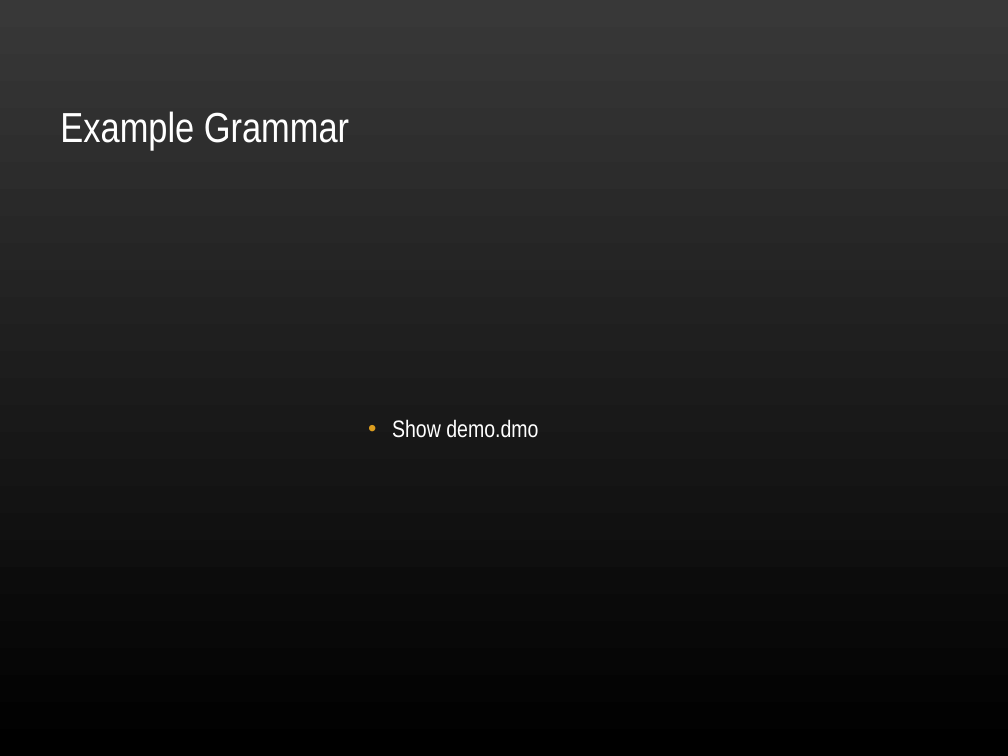
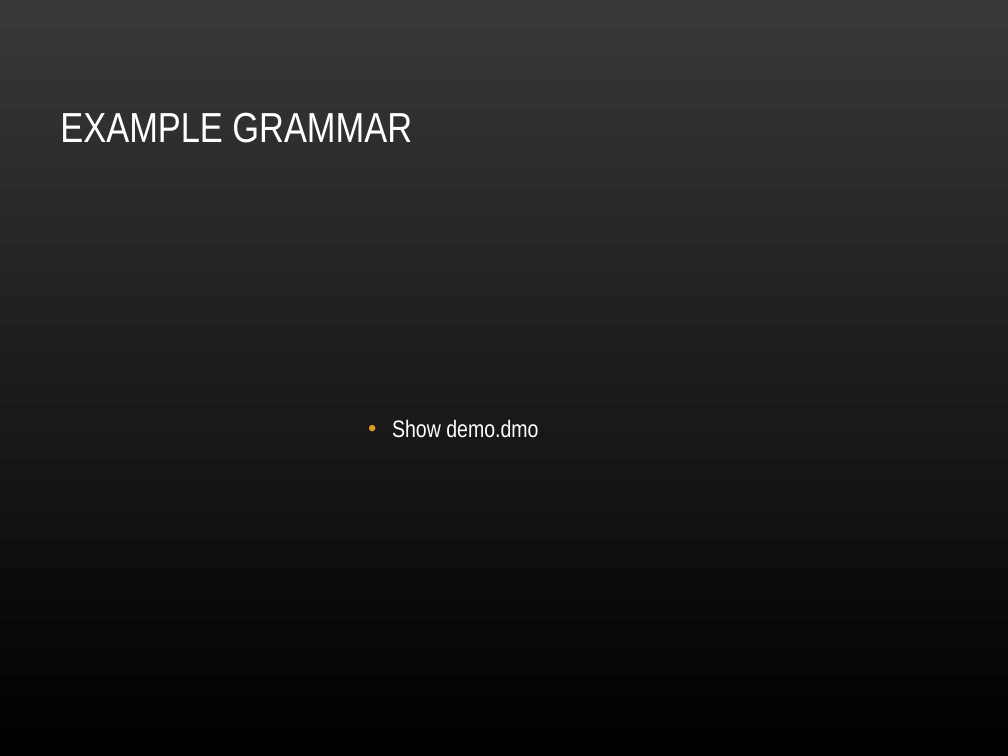
Before and after one commit to ekohl/essig, a slide deck: slide 4 of presentation/essig.ppt. Drawn at 1008x756 pixels with LibreOffice and Linux fonts; fonts in the diff are those of the drawing; background and template pictures are left out. Boxes give left, top, right and bottom in pixels: in the first picture for what was removed or moved away, otherwise in the second. Text is boxed around its words. In the diff, an @@ line names an element or a change of style, - is before the commit and + after.

```diff
--- a/presentation/essig.ppt
+++ b/presentation/essig.ppt
@@ title at box(60, 112, 412, 143): text changed @@
-Example Grammar
+EXAMPLE GRAMMAR
```
Also in this commit, not shown: 4 other slides changed, 1 slide removed.
